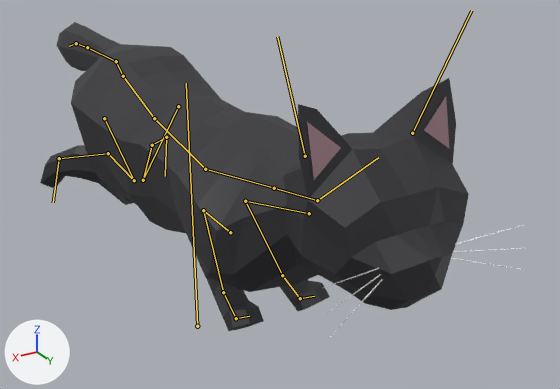
The FBX model Draho/Assets/_Draho/Art/Cat/Drahomil.fbx as it was, and as the next commit left it.
One viewpoint serves both versions: a 50 mm camera at (0.24, 0.549, 0.315) aimed at (-0.071, 0.03, 0.056). The lights are fixed; the arrows at lower left show +X, +Y and +Z. The older version comes first. Both versions are drawn at frame 1 of the action 'DrahomilRig|CrouchIdle'; the numbers are the values there. The bones that bend it are drawn over the model as lines.

In view in the first picture: 'DrahomilBody'.
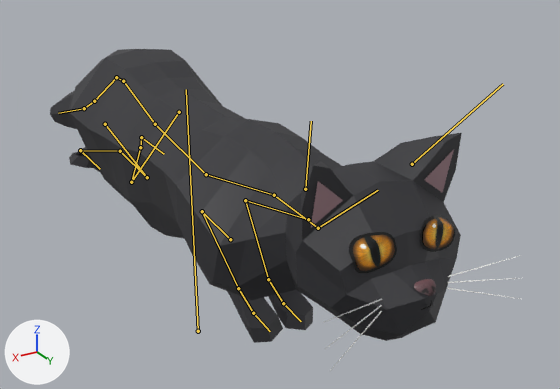
What differs and where, as boxes (x1, y1, x2, y2) in the pictures (560 x 389 px):
```json
{"object": "DrahomilBody", "change": "posed", "before": [40, 22, 525, 336], "after": [50, 49, 522, 371]}
{"bone": "Root", "before": "(197, 326) to (186, 83)", "after": "(198, 331) to (186, 89)"}
{"bone": "Neck", "before": "(274, 188) to (317, 200)", "after": "(274, 195) to (318, 228)"}
{"bone": "Head", "before": "(317, 200) to (378, 157)", "after": "(318, 228) to (378, 190)"}
{"bone": "Ear.R", "before": "(305, 156) to (277, 36)", "after": "(305, 189) to (311, 121)"}
{"bone": "Ear.L", "before": "(412, 133) to (471, 10)", "after": "(412, 164) to (503, 84)"}
{"bone": "UpperArm.R", "before": "(230, 232) to (203, 210)", "after": "(230, 239) to (202, 211)"}
{"bone": "Forearm.R", "before": "(203, 210) to (223, 292)", "after": "(202, 211) to (238, 288)"}
{"bone": "Fingers.R", "before": "(236, 318) to (249, 316)", "after": "(253, 313) to (270, 331)"}
{"bone": "UpperArm.L", "before": "(309, 213) to (245, 201)", "after": "(308, 219) to (245, 200)"}
{"bone": "Forearm.L", "before": "(245, 201) to (282, 275)", "after": "(245, 200) to (268, 279)"}
{"bone": "Fingers.L", "before": "(300, 298) to (314, 296)", "after": "(283, 303) to (301, 321)"}
{"bone": "Thigh.L", "before": "(178, 106) to (143, 180)", "after": "(179, 112) to (131, 182)"}
{"bone": "Shin.L", "before": "(143, 180) to (152, 145)", "after": "(131, 182) to (140, 147)"}
{"bone": "Toe.L", "before": "(166, 137) to (165, 176)", "after": "(141, 137) to (164, 154)"}
{"bone": "Tail1", "before": "(123, 76) to (116, 61)", "after": "(123, 81) to (116, 77)"}
{"bone": "Tail2", "before": "(116, 61) to (87, 47)", "after": "(116, 77) to (94, 101)"}
{"bone": "Tail3", "before": "(87, 47) to (76, 43)", "after": "(94, 101) to (84, 108)"}
{"bone": "Tail4", "before": "(76, 43) to (69, 46)", "after": "(84, 108) to (58, 113)"}
{"bone": "Thigh.R", "before": "(104, 118) to (134, 180)", "after": "(105, 124) to (147, 177)"}
{"bone": "Shin.R", "before": "(134, 180) to (108, 153)", "after": "(147, 177) to (120, 151)"}
{"bone": "Toe.R", "before": "(59, 158) to (53, 202)", "after": "(80, 150) to (100, 169)"}
```

Scene script edits in JSON lines:
```json
{"block": "bone_root", "where": "bone_root = bpy.data.objects['DrahomilRig'].pose.bones['Root']"}
{"op": "set", "path": "bone_root.location", "old": "(0.0, -0.065, 0.0)", "new": "(0.0, -0.07, 0.0)"}
{"block": "bone_neck", "where": "bone_neck = bpy.data.objects['DrahomilRig'].pose.bones['Neck']  # child of 'Chest'"}
{"op": "set", "path": "bone_neck.rotation_quaternion", "old": "(0.992, -0.125, 0.0, 0.0)", "new": "(0.969, -0.247, 0.0, 0.0)", "note": "degrees (-14, 0, 0) -> degrees (-29, 0, 0)"}
{"block": "bone_head", "where": "bone_head = bpy.data.objects['DrahomilRig'].pose.bones['Head']  # child of 'Neck'"}
{"op": "set", "path": "bone_head.rotation_quaternion", "old": "(0.989, 0.149, 0.0, 0.0)", "new": "(0.962, 0.272, 0.0, 0.0)", "note": "degrees (17, 0, 0) -> degrees (32, 0, 0)"}
{"block": "bone_ear_r", "where": "bone_ear_r = bpy.data.objects['DrahomilRig'].pose.bones['Ear.R']  # child of 'Head'"}
{"op": "set", "path": "bone_ear_r.rotation_quaternion", "old": "(0.992, 0.117, 0.043, -0.004)", "new": "(0.995, -0.094, -0.034, 0.003)", "note": "degrees (13, 5, 0) -> degrees (-11, -4, 1)"}
{"op": "set", "path": "bone_ear_r.scale", "old": "(1.0, 1.01, 0.99)", "new": "(1.0, 0.98, 1.03)"}
{"block": "bone_ear_l", "where": "bone_ear_l = bpy.data.objects['DrahomilRig'].pose.bones['Ear.L']  # child of 'Head'"}
{"op": "set", "path": "bone_ear_l.rotation_quaternion", "old": "(0.992, 0.119, -0.037, 0.005)", "new": "(0.995, -0.095, 0.03, -0.004)", "note": "degrees (14, -4, 0) -> degrees (-11, 3, -1)"}
{"op": "set", "path": "bone_ear_l.scale", "old": "(1.0, 1.01, 0.99)", "new": "(1.0, 0.98, 1.03)"}
{"block": "bone_upperarm_r", "where": "bone_upperarm_r = bpy.data.objects['DrahomilRig'].pose.bones['UpperArm.R']  # child of 'Chest'"}
{"op": "set", "path": "bone_upperarm_r.rotation_quaternion", "old": "(0.888, -0.45, -0.004, 0.093)", "new": "(0.872, -0.471, -0.054, 0.118)", "note": "degrees (-53, 4, 10) -> degrees (-57, 1, 15)"}
{"block": "bone_forearm_r", "where": "bone_forearm_r = bpy.data.objects['DrahomilRig'].pose.bones['Forearm.R']  # child of 'UpperArm.R'"}
{"op": "set", "path": "bone_forearm_r.rotation_quaternion", "old": "(0.687, 0.717, 0.001, -0.118)", "new": "(0.671, 0.741, 0.013, -0.029)", "note": "degrees (92, 10, -9) -> degrees (96, 3, -1)"}
{"block": "bone_fingers_r", "where": "bone_fingers_r = bpy.data.objects['DrahomilRig'].pose.bones['Fingers.R']  # child of 'Hand.R'"}
{"op": "set", "path": "bone_fingers_r.rotation_quaternion", "old": "(1.0, 0.0, 0.0, 0.0)", "new": "(0.942, -0.333, 0.0, 0.025)", "note": "degrees (0, 0, 0) -> degrees (-39, 1, 3)"}
{"block": "bone_upperarm_l", "where": "bone_upperarm_l = bpy.data.objects['DrahomilRig'].pose.bones['UpperArm.L']  # child of 'Chest'"}
{"op": "set", "path": "bone_upperarm_l.rotation_quaternion", "old": "(0.888, -0.455, 0.0, -0.07)", "new": "(0.869, -0.484, 0.05, -0.095)", "note": "degrees (-54, -4, -7) -> degrees (-58, 0, -12)"}
{"block": "bone_forearm_l", "where": "bone_forearm_l = bpy.data.objects['DrahomilRig'].pose.bones['Forearm.L']  # child of 'UpperArm.L'"}
{"op": "set", "path": "bone_forearm_l.rotation_quaternion", "old": "(0.688, 0.708, 0.0, 0.16)", "new": "(0.672, 0.737, -0.012, 0.074)", "note": "degrees (90, -13, 13) -> degrees (95, -7, 5)"}
{"block": "bone_fingers_l", "where": "bone_fingers_l = bpy.data.objects['DrahomilRig'].pose.bones['Fingers.L']  # child of 'Hand.L'"}
{"op": "set", "path": "bone_fingers_l.rotation_quaternion", "old": "(1.0, 0.0, 0.0, 0.0)", "new": "(0.944, -0.327, 0.0, -0.028)", "note": "degrees (0, 0, 0) -> degrees (-38, -1, -3)"}
{"block": "bone_thigh_l", "where": "bone_thigh_l = bpy.data.objects['DrahomilRig'].pose.bones['Thigh.L']  # child of 'Root'"}
{"op": "set", "path": "bone_thigh_l.rotation_quaternion", "old": "(0.994, 0.104, -0.025, -0.025)", "new": "(0.982, 0.182, -0.043, -0.035)", "note": "degrees (12, -3, -3) -> degrees (21, -4, -5)"}
{"block": "bone_shin_l", "where": "bone_shin_l = bpy.data.objects['DrahomilRig'].pose.bones['Shin.L']  # child of 'Thigh.L'"}
{"op": "set", "path": "bone_shin_l.rotation_quaternion", "old": "(0.494, 0.794, 0.011, -0.354)", "new": "(0.49, 0.827, 0.019, -0.275)", "note": "degrees (109, 35, -24) -> degrees (115, 28, -16)"}
{"block": "bone_toe_l", "where": "bone_toe_l = bpy.data.objects['DrahomilRig'].pose.bones['Toe.L']  # child of 'Foot.L'"}
{"op": "set", "path": "bone_toe_l.rotation_quaternion", "old": "(1.0, 0.0, 0.0, 0.0)", "new": "(0.502, 0.787, 0.0, 0.358)", "note": "degrees (0, 0, 0) -> degrees (107, -34, 26)"}
{"block": "bone_tail1", "where": "bone_tail1 = bpy.data.objects['DrahomilRig'].pose.bones['Tail1']  # child of 'Root'"}
{"op": "set", "path": "bone_tail1.rotation_quaternion", "old": "(1.0, -0.03, -0.001, 0.0)", "new": "(0.955, -0.295, -0.01, 0.0)", "note": "degrees (-3, 0, 0) -> degrees (-34, -1, 0)"}
{"block": "bone_tail2", "where": "bone_tail2 = bpy.data.objects['DrahomilRig'].pose.bones['Tail2']  # child of 'Tail1'"}
{"op": "set", "path": "bone_tail2.rotation_quaternion", "old": "(0.999, -0.03, 0.001, -0.019)", "new": "(1.0, 0.025, 0.008, -0.014)", "note": "degrees (-3, 0, -2) -> degrees (3, 1, -2)"}
{"block": "bone_tail3", "where": "bone_tail3 = bpy.data.objects['DrahomilRig'].pose.bones['Tail3']  # child of 'Tail2'"}
{"op": "set", "path": "bone_tail3.rotation_quaternion", "old": "(0.999, -0.03, 0.002, -0.03)", "new": "(0.998, 0.05, 0.012, -0.021)", "note": "degrees (-3, 0, -3) -> degrees (6, 1, -2)"}
{"block": "bone_tail4", "where": "bone_tail4 = bpy.data.objects['DrahomilRig'].pose.bones['Tail4']  # child of 'Tail3'"}
{"op": "set", "path": "bone_tail4.rotation_quaternion", "old": "(0.999, -0.03, 0.003, -0.026)", "new": "(0.986, 0.072, -0.051, 0.143)", "note": "degrees (-3, 0, -3) -> degrees (7, -7, 16)"}
{"block": "bone_thigh_r", "where": "bone_thigh_r = bpy.data.objects['DrahomilRig'].pose.bones['Thigh.R']  # child of 'Root'"}
{"op": "set", "path": "bone_thigh_r.rotation_quaternion", "old": "(0.993, -0.113, 0.027, -0.031)", "new": "(0.98, -0.192, 0.045, -0.039)", "note": "degrees (-13, 3, -4) -> degrees (-22, 4, -5)"}
{"block": "bone_shin_r", "where": "bone_shin_r = bpy.data.objects['DrahomilRig'].pose.bones['Shin.R']  # child of 'Thigh.R'"}
{"op": "set", "path": "bone_shin_r.rotation_quaternion", "old": "(0.497, 0.775, -0.012, 0.391)", "new": "(0.495, 0.808, -0.019, 0.317)", "note": "degrees (105, -38, 28) -> degrees (111, -32, 20)"}
{"block": "bone_toe_r", "where": "bone_toe_r = bpy.data.objects['DrahomilRig'].pose.bones['Toe.R']  # child of 'Foot.R'"}
{"op": "set", "path": "bone_toe_r.rotation_quaternion", "old": "(1.0, 0.0, 0.0, 0.0)", "new": "(0.519, 0.746, 0.0, -0.418)", "note": "degrees (0, 0, 0) -> degrees (98, 39, -34)"}
```
